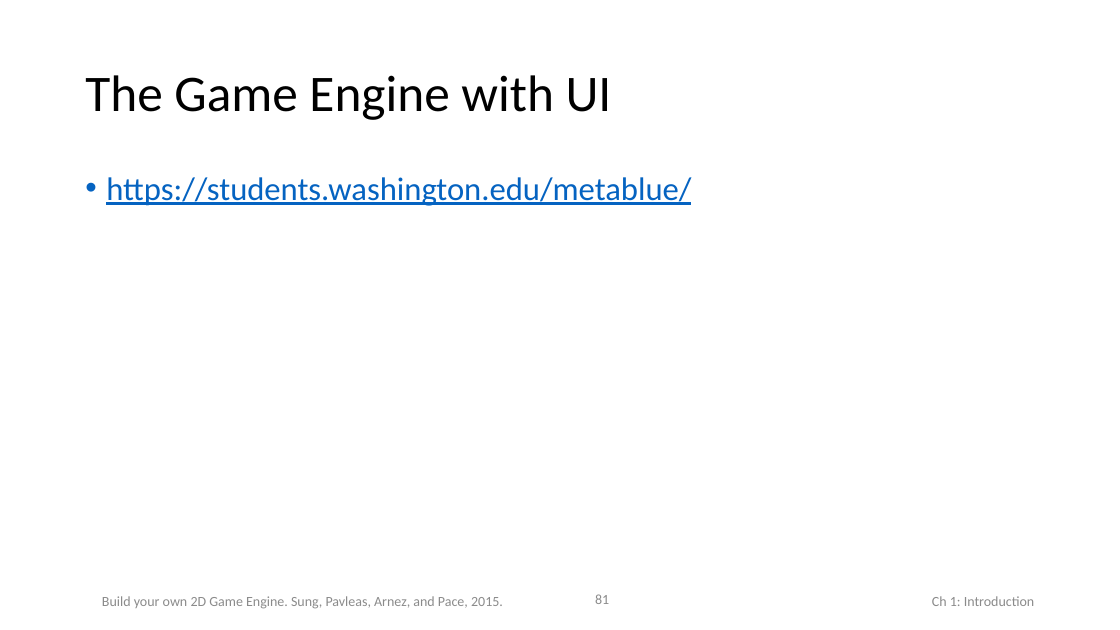
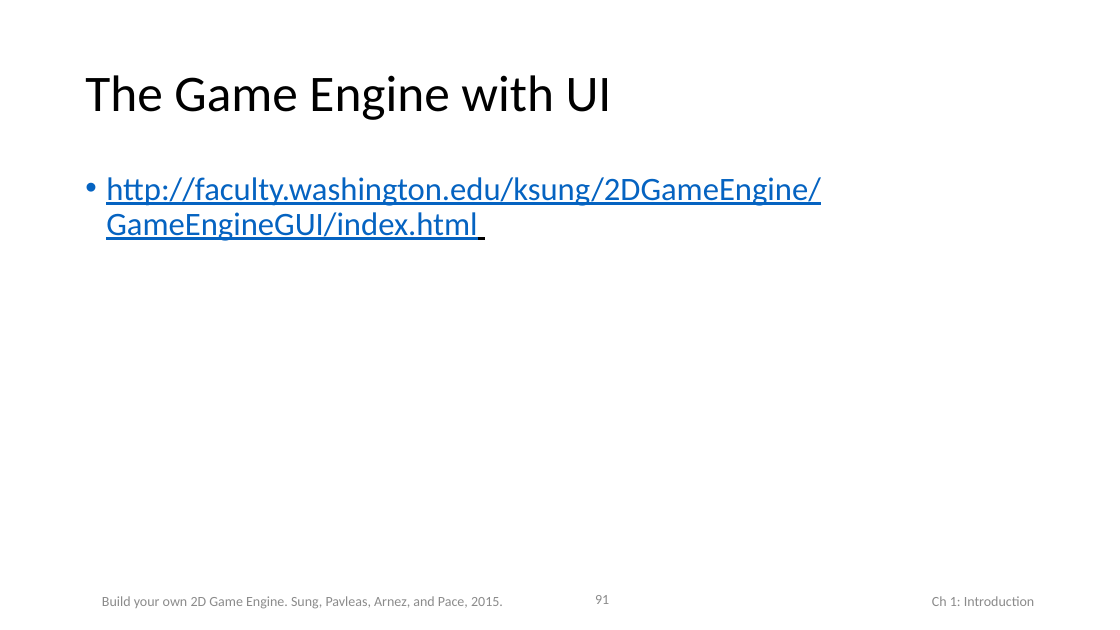
Before and after one commit to HTML5GameEngineGroup/html5engine, a slide deck: slide 91 of Book-PPT/Chap3.pptx (slide 81 before the commit). Drawn at 1120x630 pixels with LibreOffice and Linux fonts; fonts in the diff are those of the drawing. Boxes give left, top, right and bottom in pixels: in the first picture for what was removed or moved away, otherwise in the second. Text is boxed around its words. In the diff, an @@ line names an element or a change of style, - is before the commit and + after.

```diff
--- a/Book-PPT/Chap3.pptx
+++ b/Book-PPT/Chap3.pptx
@@ text at box(106, 177, 821, 241): text changed @@
-• https://students.washington.edu/metablue/
+• http://faculty.washington.edu/ksung/2DGameEngine/GameEngineGUI/index.html
@@ page number at box(595, 595, 609, 604): text changed @@
-81
+91
```
Also in this commit, not shown: 10 slides added.
